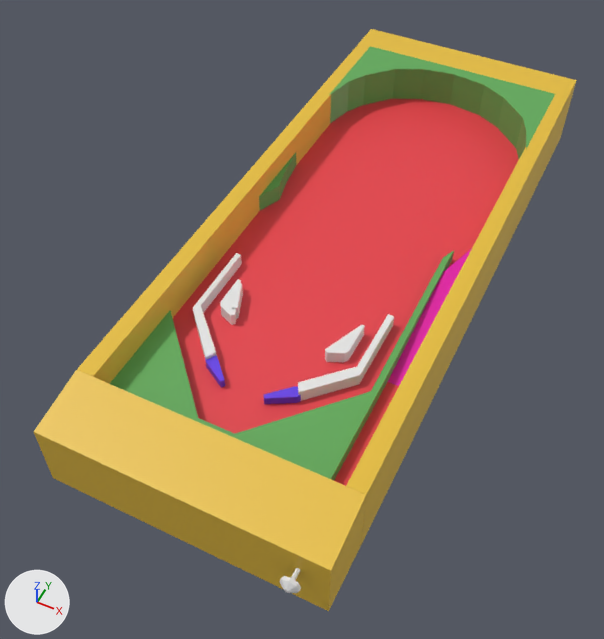
Renders of the Blender file table.blend from each side of a commit.
Both versions are drawn from a 50 mm camera at (0.562, -1.442, 1.484) aimed at (-0.06, -0.198, -0.071). Lighting does not change. The marker at lower left points along +X, +Y and +Z.

Script lines for the objects in view, before the commit:
```python
ob_base_funnel = bpy.data.objects.new('base funnel', me_cube_007)
ob_base_funnel.parent = ob_furniture
ob_base_funnel.location = (-0.00153, 0.0773, 0.0)
ob_lefft_passage = bpy.data.objects.new('lefft passage', me_cube_008)
ob_lefft_passage.parent = ob_furniture
ob_lefft_passage.location = (-0.00868, 0.0711, 0.0)
ob_left_wall = bpy.data.objects.new('left wall', me_cube_002)
ob_left_wall.parent = ob_outer
ob_left_wall.location = (0.0, 0.0, 0.0)
ob_paddle_left = bpy.data.objects.new('paddle-left', me_cube_016)
ob_paddle_left.parent = ob_interactive
ob_paddle_left.location = (-0.129, -0.501, 0.0727)
ob_paddle_right = bpy.data.objects.new('paddle-right', me_cube_015)
ob_paddle_right.parent = ob_interactive
ob_paddle_right.location = (0.0771, -0.499, 0.0727)
ob_redirector = bpy.data.objects.new('redirector', me_cube_011)
ob_redirector.parent = ob_furniture
ob_redirector.location = (-0.252, 0.226, 0.0778)
ob_redirector.rotation_euler = (0.0, 0.0, 1.594)  # degrees (0, 0, 91)
ob_redirector.scale = (1.0, 0.657, 1.0)
ob_right_passage = bpy.data.objects.new('right passage', me_cube_009)
ob_right_passage.parent = ob_furniture
ob_right_passage.location = (0.00356, 0.0571, 0.0)
ob_right_shoot = bpy.data.objects.new('right shoot', me_cube_012)
ob_right_shoot.parent = ob_furniture
ob_right_shoot.location = (0.116, -0.334, 0.0688)
ob_shoot_ramp = bpy.data.objects.new('shoot ramp', me_cube_010)
ob_shoot_ramp.parent = ob_furniture
ob_shoot_ramp.location = (0.214, -0.103, 0.0778)
ob_shoot_ramp.rotation_euler = (0.0, 0.0, -1.548)  # degrees (0, 0, -89)
ob_shoot_ramp.scale = (1.0, 0.657, 1.0)
# also in view: 'back durve' at (0.001, 0.559, 0.1); 'floor' at (0.0, 0.0, 0.0); 'back wall' at (0.0, 0.75, 0.05); 'near wall' at (0.0, -0.774, 0.05); 'right wall' at (0.3, 0.0, 0.05)
```
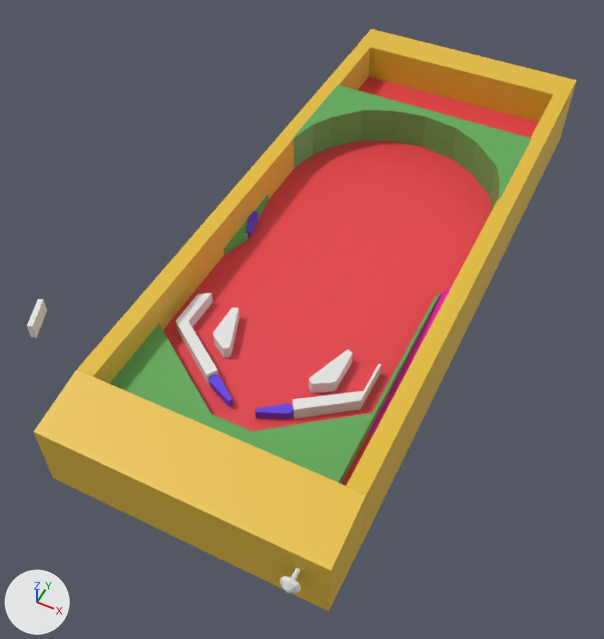
Commit message: table/ball tweaks

The change, as a list of edits to the scene's bpy script:
```text
Change me_cube_007:
    used by ob_base_funnel; parent = ob_furniture; location = (-0.00153, 0.0773, 0.0)
    remove me_cube_007.from_pydata(...)  # 24 vertices, 22 faces; spans x -0.278..0.235, y -0.74..-0.029, z 0.05..0.082
    add me_cube_007.from_pydata(...)  # 24 vertices, 22 faces; spans x -0.278..0.251, y -0.78..-0.178, z 0.05..0.082
    me_cube_007 part 1: 24 of 24 vertices moved; they spanned x -0.278..0.235, y -0.74..-0.029, z 0.05..0.082 and now span x -0.278..0.251, y -0.78..-0.178, z 0.05..0.082; mean shift (0.018, -0.049, 0.0); largest move (0.231, -0.029, 0.082) -> (0.251, -0.178, 0.082)
Change me_cube_008:
    where me_cube_008.from_pydata(...)  # 12 vertices, 8 faces; spans x -0.229..-0.114, y -0.581..-0.269, z 0.05..0.082
    used by ob_lefft_passage; parent = ob_furniture; location = (-0.00868, 0.0711, 0.0)
    me_cube_008 part 2
    me_cube_008.vertices[0].co: (-0.229, -0.269, 0.05) -> (-0.268, -0.387, 0.05)
    me_cube_008.vertices[1].co: (-0.229, -0.269, 0.082) -> (-0.268, -0.387, 0.082)  # pixel (236, 252) -> pixel (197, 294)
    me_cube_008.vertices[6].co: (-0.216, -0.456, 0.05) -> (-0.243, -0.468, 0.05)  # pixel (202, 314) -> not seen
    me_cube_008.vertices[7].co: (-0.216, -0.269, 0.05) -> (-0.241, -0.37, 0.05)  # pixel (241, 264) -> pixel (212, 302)
    me_cube_008.vertices[8].co: (-0.216, -0.269, 0.082) -> (-0.241, -0.37, 0.082)  # pixel (241, 254) -> pixel (211, 292)
    me_cube_008.vertices[9].co: (-0.216, -0.456, 0.082) -> (-0.243, -0.468, 0.082)  # pixel (200, 305) -> pixel (188, 321)
    me_cube_008.vertices[10].co: (-0.229, -0.47, 0.05) -> (-0.269, -0.48, 0.05)  # pixel (193, 317) -> pixel (177, 330)
    me_cube_008.vertices[11].co: (-0.229, -0.47, 0.082) -> (-0.269, -0.48, 0.082)  # pixel (192, 307) -> pixel (175, 320)
Change me_cube_011:
    used by ob_redirector; parent = ob_furniture; location = (-0.252, 0.226, 0.0778); rotation_euler = (0.0, 0.0, 1.594), in degrees (0, 0, 91); scale = (1.0, 0.657, 1.0)
    remove me_cube_011.from_pydata(...)  # 16 vertices, 9 faces; spans x -0.237..-0.005, y 0.01..0.071, z -0.028..0.019
    add me_cube_011.from_pydata(...)  # 20 vertices, 14 faces; spans x -0.237..-0.005, y 0.009..0.071, z -0.028..-0.008
    me_cube_011 part 3
    3 faces are deleted
    3 vertices in x -0.236..-0.005, y 0.046..0.066, z 0.019 move by (0.0, 0.0, -0.027)
    9 vertices move from x -0.237..-0.094, y 0.01..0.071, z -0.028..0.019 to x -0.237..-0.078, y 0.029..0.071, z -0.028..-0.008
    4 vertices are added at (-0.165, 0.07, -0.028), (-0.165, 0.07, -0.008), (-0.164, 0.009, -0.028), (-0.164, 0.009, -0.008)
    8 new faces join them
Change me_cube_010:
    used by ob_shoot_ramp; parent = ob_furniture; location = (0.214, -0.103, 0.0778); rotation_euler = (0.0, 0.0, -1.548), in degrees (0, 0, -89); scale = (1.0, 0.657, 1.0)
    remove me_cube_010.from_pydata(...)  # 12 vertices, 9 faces; spans x -0.281..0.278, y 0.015..0.117, z -0.028..-0.003
    add me_cube_010.from_pydata(...)  # 12 vertices, 9 faces; spans x -0.149..0.395, y 0.04..0.111, z -0.028..-0.003
    me_cube_010 part 4: 12 of 12 vertices moved; they spanned x -0.281..0.278, y 0.015..0.117, z -0.028..-0.003 and now span x -0.149..0.395, y 0.04..0.111, z -0.028..-0.003; mean shift (0.102, 0.003, 0.0); largest move (-0.281, 0.117, -0.028) -> (-0.149, 0.11, -0.028)
Change ob_paddle_left:
    ob_paddle_left.location: (-0.129, -0.501, 0.0727) -> (-0.0938, -0.547, 0.0727)
    ob_paddle_left.scale: (1.0, 1.0, 1.0) -> (0.94, 0.94, 0.94)
Change ob_paddle_right:
    ob_paddle_right.location: (0.0771, -0.499, 0.0727) -> (0.0801, -0.545, 0.0727)
    ob_paddle_right.scale: (1.0, 1.0, 1.0) -> (0.94, 0.94, 0.94)
Change ob_back_durve:
    ob_back_durve.location: (0.0, 0.0632, 0.0) -> (0.0, -0.169, 0.0)
Change ob_lefft_passage:
    ob_lefft_passage.location: (-0.00868, 0.0711, 0.0) -> (0.018, 0.0303, 0.0)
Change ob_left_shoot:
    ob_left_shoot.location: (-0.173, -0.33, 0.0699) -> (-0.137, -0.418, 0.0688)
Remove ob_right_passage:
    ob_right_passage = bpy.data.objects.new('right passage', me_cube_009)
Remove ob_right_shoot:
    ob_right_shoot = bpy.data.objects.new('right shoot', me_cube_012)
Change ob_redirector:
    ob_redirector.location: (-0.252, 0.226, 0.0778) -> (-0.249, 0.0483, 0.0778)
Change ob_shoot_ramp:
    ob_shoot_ramp.location: (0.214, -0.103, 0.0778) -> (0.214, -0.128, 0.0778)
Change ob_cube:
    ob_cube.location: (-0.164, -0.323, 0.068) -> (-0.476, -0.627, 0.155)
Add ob_left_shoot_001:
    ob_left_shoot_001 = bpy.data.objects.new('left shoot.001', me_cube_018)  # 12 vertices, 8 faces; spans x -0.0217..0.0325, y -0.0552..0.0664, z -0.019..0.0131
    ob_left_shoot_001.parent = ob_furniture
    ob_left_shoot_001.location = (0.122, -0.418, 0.0688)
    ob_left_shoot_001.rotation_euler = (0.0, 0.0, -0.0296)  # degrees (0, 0, -1.7)
    ob_left_shoot_001.scale = (-1.0, 1.0, 1.0)
Add ob_lefft_passage_001:
    ob_lefft_passage_001 = bpy.data.objects.new('lefft passage.001', me_cube_014)  # 12 vertices, 8 faces; spans x -0.054..0.074, y -0.08..0.111, z -0.019..0.013
    ob_lefft_passage_001.parent = ob_furniture
    ob_lefft_passage_001.location = (0.156, -0.469, 0.069)
    ob_lefft_passage_001.scale = (-1.0, 1.0, 1.0)
Add ob_paddle_left_001:
    ob_paddle_left_001 = bpy.data.objects.new('paddle-left.001', me_cube_020)  # 16 vertices, 11 faces; spans x -0.0117..0.0256, y -0.0699..0.012, z -0.0212..0.0; in mat_material_002 (purple #663de7)
    ob_paddle_left_001.parent = ob_interactive
    ob_paddle_left_001.location = (-0.275, -0.0455, 0.0727)
    ob_paddle_left_001.scale = (0.94, 0.94, 0.94)
```

Pixel boxes [x1, y1, x2, y2] of what changed, in the pictures (604 x 639 px; the box of a moved part takes in the faces that stretch with it):
'back durve', moved: before [329, 46, 555, 159]; after [291, 85, 532, 209]
'base funnel', reshaped: before [110, 250, 454, 480]; after [110, 292, 441, 484]
'lefft passage', reshaped, moved (14% narrower, 15% shorter): before [193, 253, 242, 360]; after [176, 293, 218, 384]
'shoot ramp', reshaped, moved (9% taller): before [388, 248, 472, 386]; after [369, 284, 453, 435]
'right passage', deleted: before [298, 314, 394, 401]
'lefft passage.001', added: after [292, 364, 381, 419]
'redirector', reshaped, moved: before [259, 153, 296, 210]; after [224, 195, 268, 255]
'left shoot', moved: before [220, 279, 241, 325]; after [213, 308, 239, 358]
'left shoot.001', added: after [309, 349, 353, 393]
'paddle-right', moved, rescaled (11% shorter): before [264, 387, 301, 404]; after [255, 404, 293, 419]
'right shoot', deleted: before [325, 325, 365, 362]
'Cube', moved: before [232, 283, 243, 318]; after [27, 299, 47, 338]
'paddle-left', moved, rescaled (19% wider): before [205, 356, 225, 388]; after [209, 375, 233, 407]
'paddle-left.001', added: after [246, 211, 258, 238]
part 2 of me_cube_008, moved or reshaped: before [193, 253, 242, 358]; after [176, 293, 217, 384]
